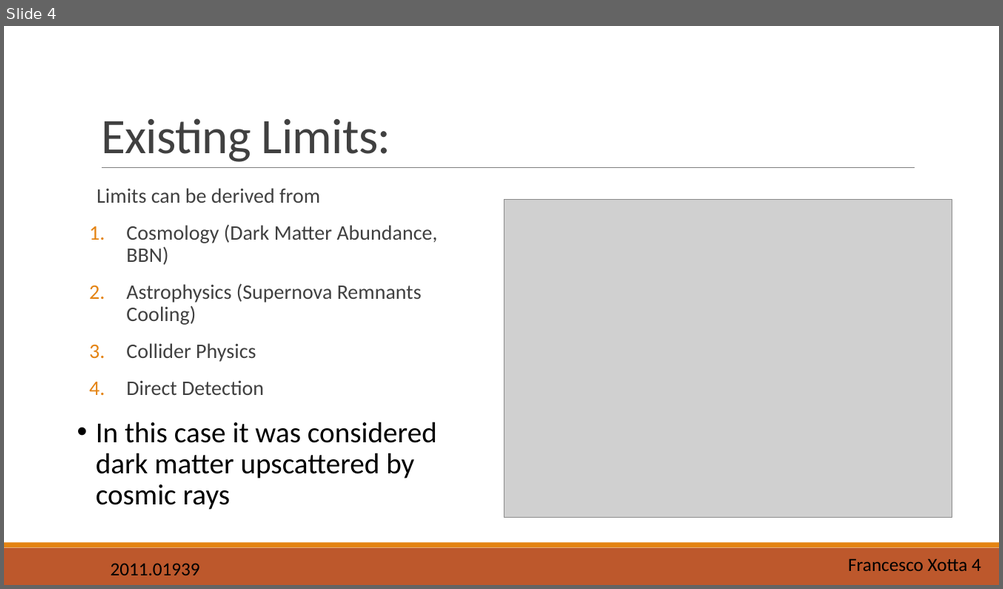
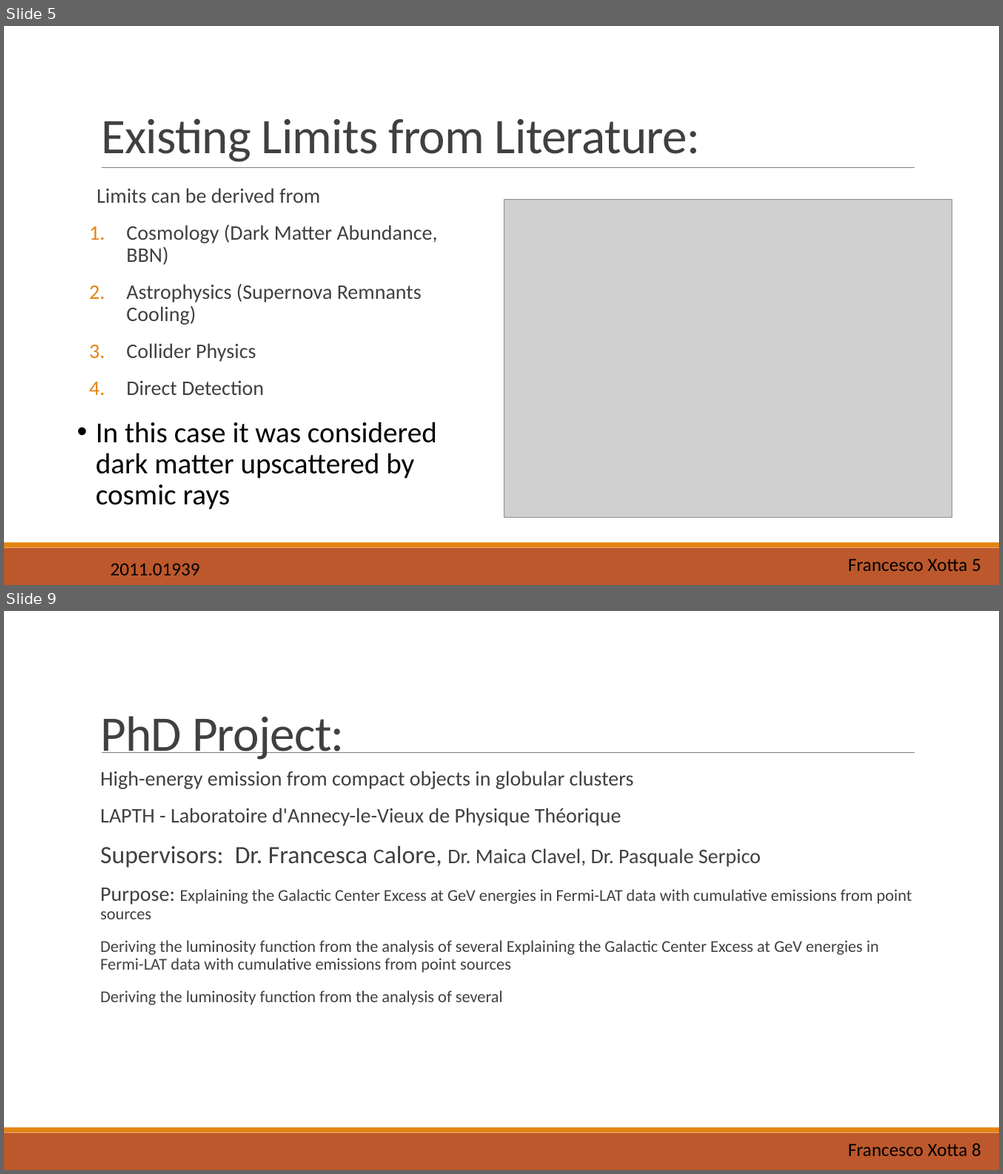
Before and after one commit to X0774/SimulationofGCE, a slide deck: Presentation.pptm. Shown one above the other, each under a label of ours: slide 4 before the commit, slides 5 and 9 after it; the slides between them are not shown. The pictures are 1003x589 and 1003x1174 pixels, drawn with LibreOffice and Linux fonts; fonts in the diff are those of the drawing; grey boxes stand for pictures. Boxes give left, top, right and bottom in pixels: in the first picture for what was removed or moved away, otherwise in the second. Text is boxed around its words. In the diff, an @@ line names an element or a change of style, - is before the commit and + after.

```diff
--- a/Presentation.pptm
+++ b/Presentation.pptm
@@ slide 9 added at box(4, 611, 999, 1170), background #FFFFFF; not listed: 3 template elements that a slide beside it also shows @@
@@ title added at box(100, 716, 344, 760), 48 pt, text #404040 @@
+PhD Project:
@@ text added at box(100, 771, 912, 1005), 16 pt, text #404040 @@
+  High-energy emission from compact objects in globular clusters
+  LAPTH - Laboratoire d'Annecy-le-Vieux de Physique Théorique
+  Supervisors: Dr. Francesca Calore, Dr. Maica Clavel, Dr. Pasquale Serpico
+  Purpose: Explaining the Galactic Center Excess at GeV energies in Fermi-LAT data with cumulative emissions from point sources
+  Deriving the luminosity function from the analysis of several Explaining the Galactic Center Excess at GeV energies in Fermi-LAT data with cumulative emissions from point sources
+  Deriving the luminosity function from the analysis of several
@@ text added at box(848, 1144, 981, 1156), 18 pt, text #000000 @@
+Francesco Xotta 8
@@ what was slide 4 is now slide 5 @@
@@ slide 5 changed as well @@
@@ title at box(101, 118, 700, 162): text changed @@
-Existing Limits:
+Existing Limits from Literature:
@@ text at box(848, 560, 981, 571): text changed @@
-Francesco Xotta 4
+Francesco Xotta 5
```
Also in this commit, not shown: 6 other slides changed, 5 other slides added, 2 slides removed.
